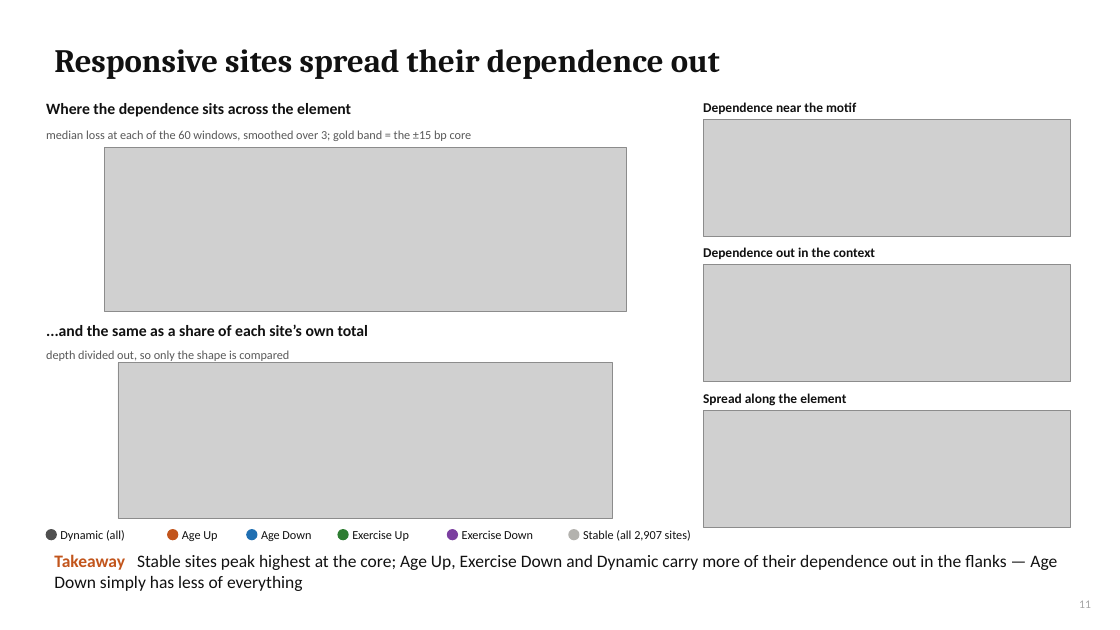
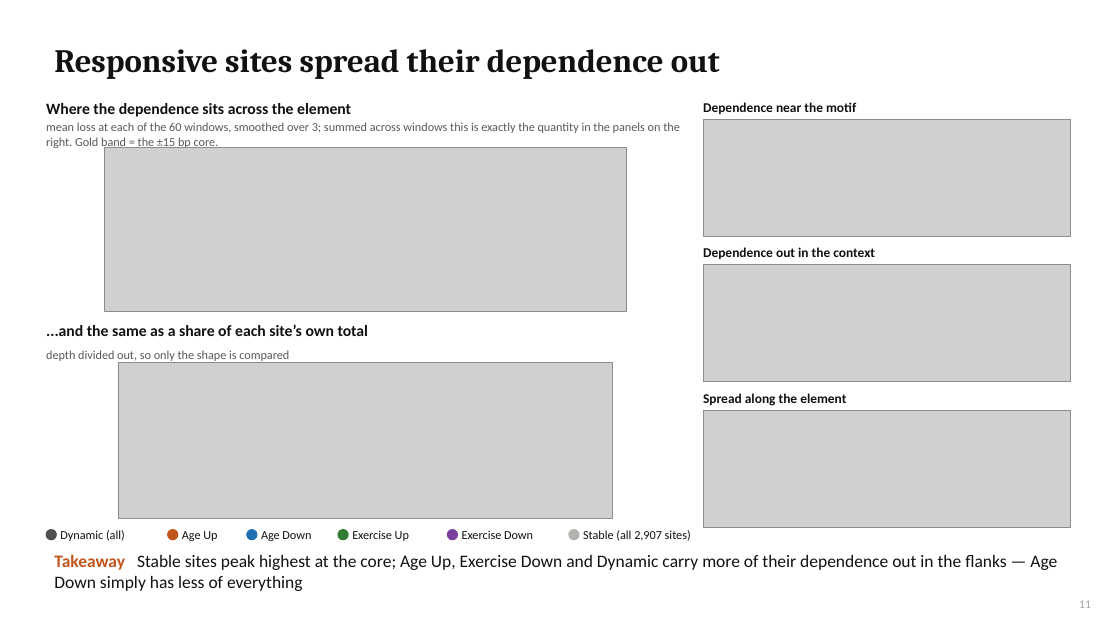
Before and after one commit to cytokine4242/Alpha_Genome_Ap1, a slide deck: slide 11 of Analysis/AP1_AlphaGenome_results.pptx. Drawn at 1120x630 pixels with LibreOffice and Linux fonts; fonts in the diff are those of the drawing; grey boxes stand for pictures. Boxes give left, top, right and bottom in pixels: in the first picture for what was removed or moved away, otherwise in the second. Text is boxed around its words. In the diff, an @@ line names an element or a change of style, - is before the commit and + after.

```diff
--- a/Analysis/AP1_AlphaGenome_results.pptx
+++ b/Analysis/AP1_AlphaGenome_results.pptx
@@ text at <box>46,122,680,150</box>: text changed @@
-median loss at each of the 60 windows, smoothed over 3; gold band = the ±15 bp core
+mean loss at each of the 60 windows, smoothed over 3; summed across windows this is exactly the quantity in the panels on the right. Gold band = the ±15 bp core.
```
Also in this commit, not shown: 5 other files.
